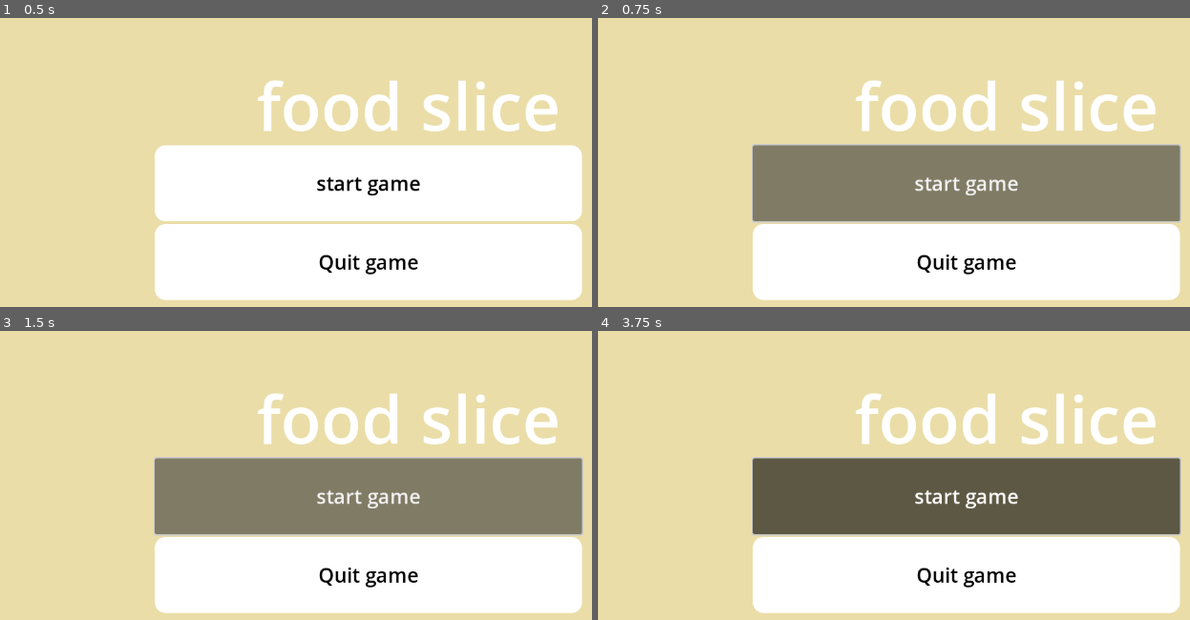
Above: before the commit, frames 1-4 (two rows, left to right).
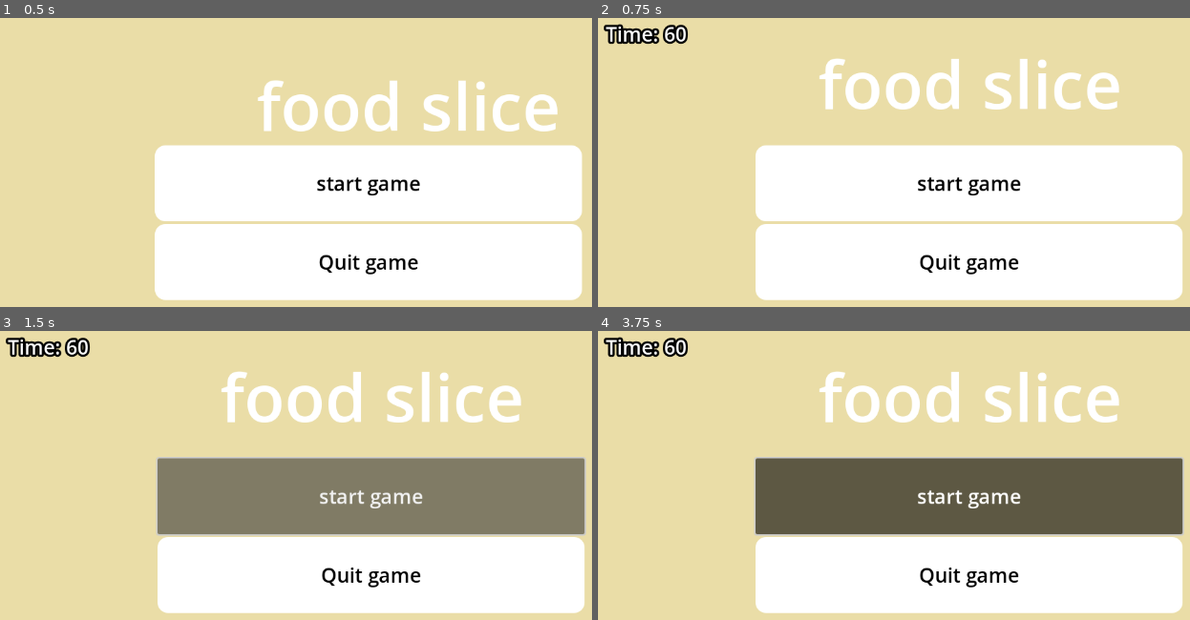
Above: after the commit, the same moments.

Repository: haybea16-beep/desktop-tutorial
Game: Godot game, scene res://main_menu.tscn
The game is run twice, just before and just after one commit, with the same random seed, the same clock (stepped at 60 frames per second) and the same inputs. This scene is started directly instead of the project's main scene.
Inputs (mouse positions are in pixels of both pictures, inside the frame that each line leads up to):
- Up to frame 1 (0.5 s): no input
- Up to frame 2 (0.75 s): click "start game" at 0.5 s
- Up to frame 3 (1.5 s): click "start game" at 1.25 s
- Up to frame 4 (3.75 s): click "start game" at 2 s; click "start game" at 2.75 s; tap Enter at 3.5 s; move the mouse to (1142, 513) at 3.52 s; click (1142, 513) at 3.67 s

Frame 1 is identical in both runs. In frame 2, 26% of the frame differs, in the area x 0-99%, y 1-98%; in frame 3, 7.6%; in frame 4, 7.7%.
Error after the commit: Trying to assign value of type 'Line2D' to a variable of type 'Light2D'. (res://main.gd:3)

Commit message:
23/7 lol

Diff:
--- a/new-game-project/main_menu.gd
+++ b/new-game-project/main_menu.gd
@@ -7,13 +7,13 @@
 
 
 # Called every frame. 'delta' is the elapsed time since the previous frame.
-func _process(delta: float) -> void:
+func _process(delta: float):
 	pass
 
 
-func _on_start_pressed() -> void:
-	print("Start game presed")
+func _on_start_pressed():
+	get_tree().change_scene_to_file("res://level_1.tscn")
 
 
-func _on_quit_pressed() -> void:
-	print("quit game presed")
+func _on_quit_pressed():
+	get_tree().quit()
